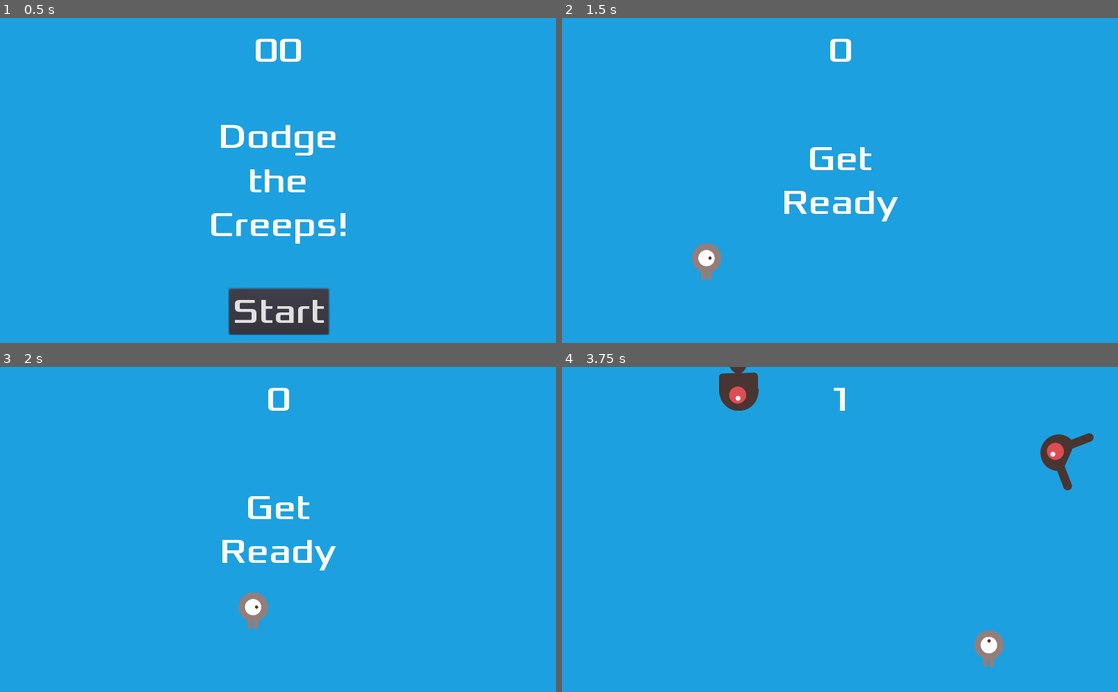
Above: before the commit, frames 1-4 (two rows, left to right).
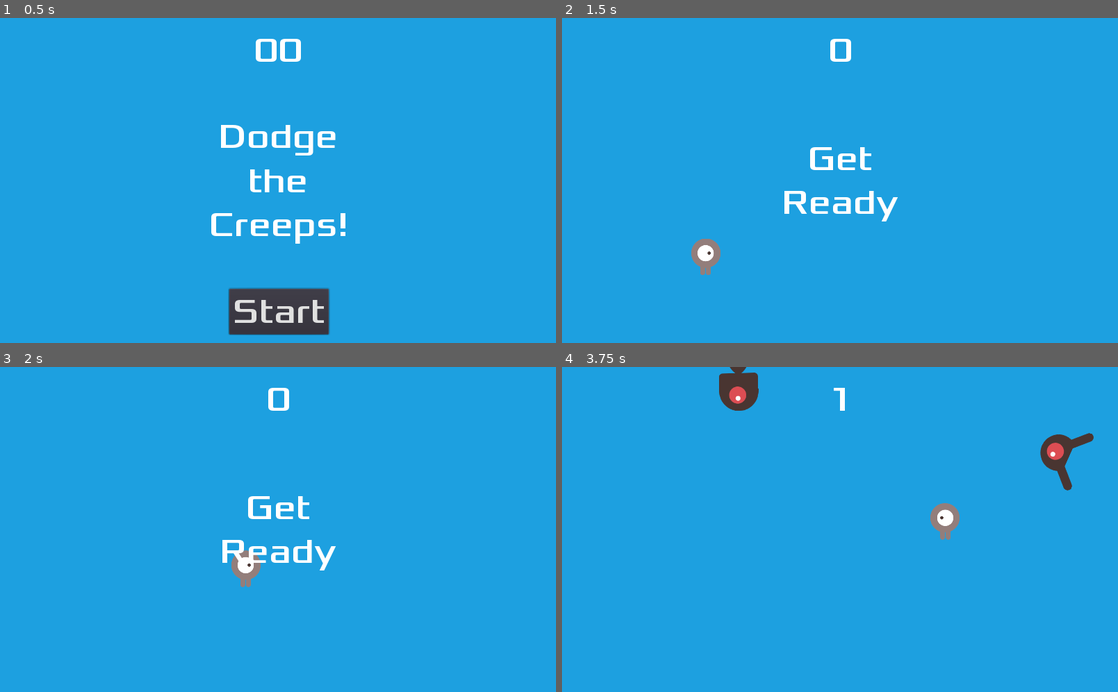
Above: after the commit, the same moments.

Repository: peter201943/dodge-the-creeps
Game: Godot game, scene res://scene/Main.tscn
Same seed, same stepped clock (60 frames per second), same inputs: the game is played once before the commit and once after it.
Inputs (mouse positions are in pixels of both pictures, inside the frame that each line leads up to):
- Up to frame 1 (0.5 s): no input
- Up to frame 2 (1.5 s): click "Start" at 0.5 s; tap Enter at 1.25 s; move the mouse to (962, 164) at 1.27 s; hold Right (ui_right) from 1.28 s (still down); click (962, 164) at 1.42 s
- Up to frame 3 (2 s): keep holding Right (ui_right)
- Up to frame 4 (3.75 s): move the mouse to (728, 545) at 2.02 s; release Right (ui_right) at 2.03 s; hold Down (ui_down) 2.03-2.78 s; move the mouse to (895, 458) at 2.77 s; hold Right (ui_right) 2.78-3.53 s; move the mouse to (812, 594) at 3.52 s; hold Up (ui_up) from 3.53 s (still down); click (812, 594) at 3.67 s

Frame 1 is identical in both runs. In frame 2, 0.3% of the frame differs, in the area x 23-29%, y 67-81%; in frame 3, 0.8%; in frame 4, 0.8%, in the area x 66-80%, y 41-93%.

Commit message:
Touch input now works. TODO: remove input mode

Diff:
--- a/project.godot
+++ b/project.godot
@@ -26,7 +26,6 @@
 
 [display]
 
-window/size/fullscreen=true
 window/handheld/orientation="portrait"
 window/stretch/mode="2d"
 window/stretch/aspect="keep"
--- a/script/Main.gd
+++ b/script/Main.gd
@@ -88,6 +88,7 @@
 func new_game():
 	# Starts a New Game
 	score = 0
+	print("STARTING")
 	player.start(start_pos.position)
 	start_timer.start()
 	hud.update_score(score)
--- a/script/Player.gd
+++ b/script/Player.gd
@@ -43,6 +43,7 @@
 	_set_sprite()
 	_set_hitbox()
 	#_connect_signals()
+	move_target = self.position		# Because the Initializer is broken
 	self.hide()
 
 func _process(delta):
@@ -78,18 +79,25 @@
 	# Change the target whenever a touch event happens
 	if event is InputEventScreenTouch and event.pressed:
 		move_mode = cursor_mode
+		print("MODE CHANGE: key -> cur")
 		move_target = event.position
-		print(move_target)
+		print("pos=" + str(position) + " trg=" + str(move_target))
 
 func _read_input(delta):
 	# Decodes the player keypresses and trigger the corresponding events
 	# Reset the player's movement vector.
 	var velocity = Vector2()
 	# Check input mode
+	velocity = _read_keyboard(velocity)
+	velocity = _read_cursor(velocity)
+	"""
 	if move_mode == cursor_mode:
 		velocity = _read_keyboard(velocity)
 	elif move_mode == keyboard_mode:
 		velocity = _read_cursor(velocity)
+	else:
+		pass
+	"""
 	# Apply polishing effects
 	velocity = _produce_velocity(velocity)
 	_apply_animation(velocity)
@@ -106,13 +114,15 @@
 func _read_cursor(velocity):
 	# Check the input event for cursor
 	# Cannot use keys until arrive at target
-	print("dist=" + str(position.distance_to(move_target)))
-	print("pos=" + str(position) + " trg=" + str(move_target))
-	if position.distance_to(move_target) > 10:
-		velocity = (move_target - position).normalized() * speed
+	print("reading cursor!")
+	if self.position.distance_to(move_target) > 10:
+		velocity = (move_target - self.position).normalized() * speed
+		print("OK!")
 	else:
 		velocity = Vector2()
 		move_mode = keyboard_mode
+		move_target = self.position
+		print("MODE CHANGE: cur -> key")
 	return velocity
 
 
@@ -190,9 +200,11 @@
 # GAMEPLAY EVENTS
 func start(pos):
 	# Re-Initializes the player at the given position
+	print("STARTING")
 	self.position = pos
 	move_target = pos
 	move_mode = keyboard_mode
+	print("MODE CHANGE: null -> key")
 	self.show()
 	hitbox.disabled = false
 
